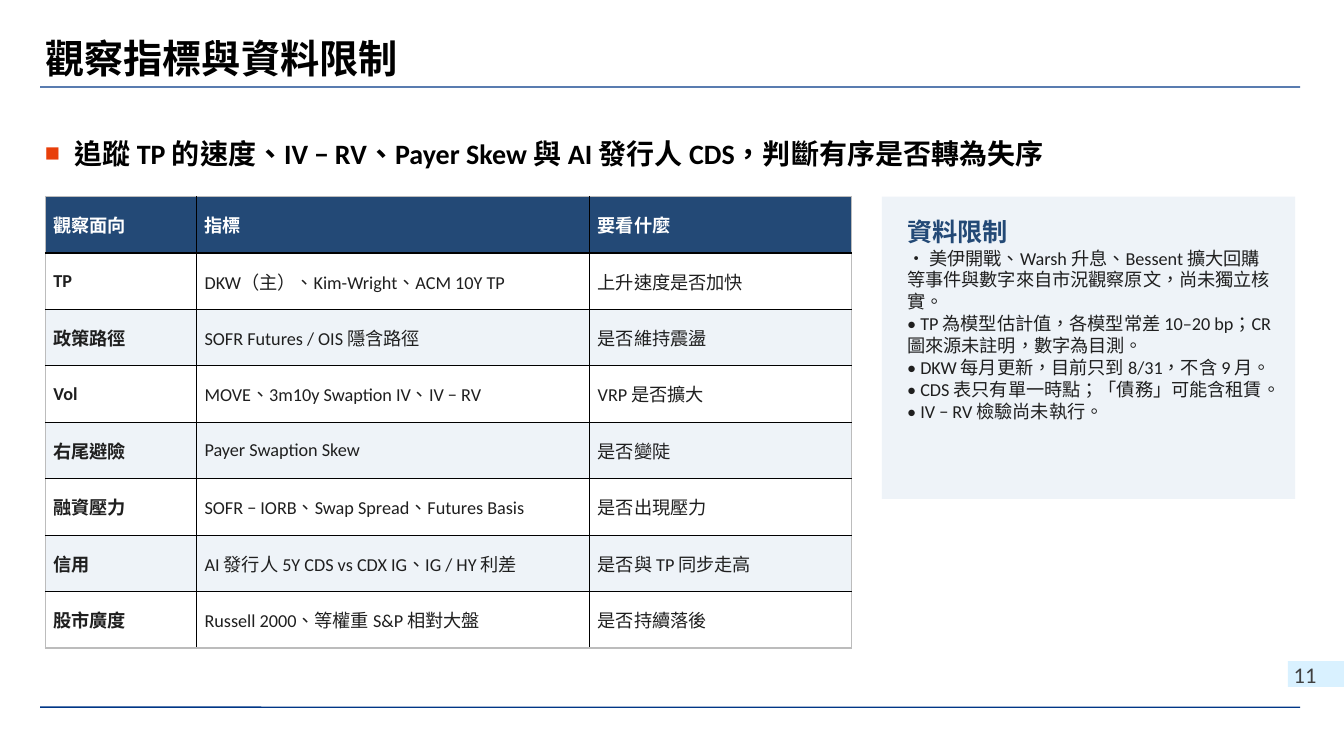
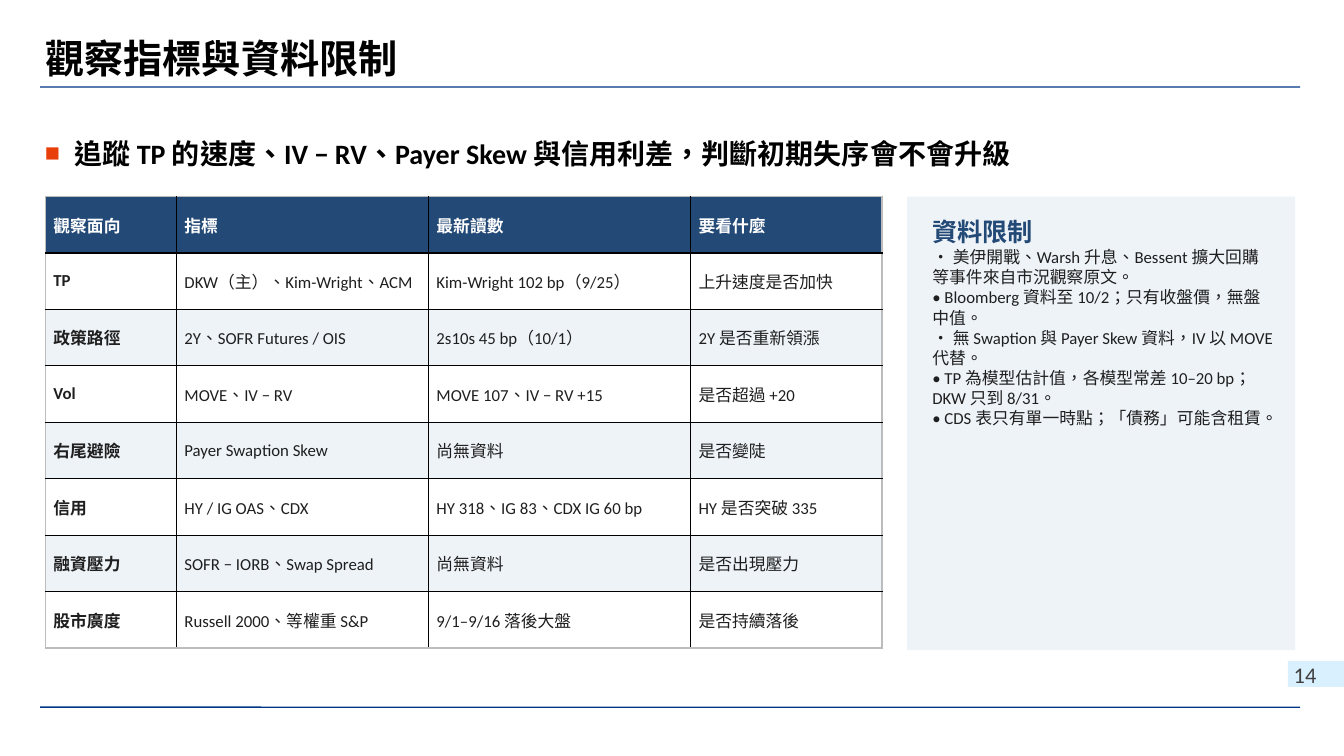
Before and after one commit to wlinoxox/US-Bond-Vol, a slide deck: slide 14 of slides/2026-10-03_us-treasury-vol-regime-change.pptx (slide 11 before the commit). Drawn at 1344x756 pixels with LibreOffice and Linux fonts; fonts in the diff are those of the drawing; background and template pictures are left out. Boxes give left, top, right and bottom in pixels: in the first picture for what was removed or moved away, otherwise in the second. Text is boxed around its words. In the diff, an @@ line names an element or a change of style, - is before the commit and + after.

```diff
--- a/slides/2026-10-03_us-treasury-vol-regime-change.pptx
+++ b/slides/2026-10-03_us-treasury-vol-regime-change.pptx
@@ text at [74, 140, 1010, 169]: text changed @@
-■ 追蹤 TP 的速度、IV − RV、Payer Skew 與 AI 發行人 CDS，判斷有序是否轉為失序
+■ 追蹤 TP 的速度、IV − RV、Payer Skew 與信用利差，判斷初期失序會不會升級
@@ table at [45, 197, 882, 648] @@
-column 1: 觀察面向 | TP | 政策路徑 | Vol | 右尾避險 | 融資壓力 | 信用 | 股市廣度
-column 2: 指標 | DKW（主）、Kim-Wright、ACM 10Y TP | SOFR Futures / OIS 隱含路徑 | MOVE、3m10y Swaption IV、IV − RV | Payer Swaption Skew | SOFR − IORB、Swap Spread、Futures Basis | AI 發行人 5Y CDS vs CDX IG、IG / HY 利差 | Russell 2000、等權重 S&P 相對大盤
-column 3: 要看什麼 | 上升速度是否加快 | 是否維持震盪 | VRP 是否擴大 | 是否變陡 | 是否出現壓力 | 是否與 TP 同步走高 | 是否持續落後
+column 1: 觀察面向 | TP | 政策路徑 | Vol | 右尾避險 | 信用 | 融資壓力 | 股市廣度
+column 2: 指標 | DKW（主）、Kim-Wright、ACM | 2Y、SOFR Futures / OIS | MOVE、IV − RV | Payer Swaption Skew | HY / IG OAS、CDX | SOFR − IORB、Swap Spread | Russell 2000、等權重 S&P
+column 3: 最新讀數 | Kim-Wright 102 bp（9/25） | 2s10s 45 bp（10/1） | MOVE 107、IV − RV +15 | 尚無資料 | HY 318、IG 83、CDX IG 60 bp | 尚無資料 | 9/1–9/16 落後大盤
+column 4: 要看什麼 | 上升速度是否加快 | 2Y 是否重新領漲 | 是否超過 +20 | 是否變陡 | HY 是否突破 335 | 是否出現壓力 | 是否持續落後
@@ table: place and size @@
-table at [45, 197, 852, 648]
+table at [45, 197, 882, 648]
@@ rectangle: place and size @@
-rectangle at [882, 197, 1296, 499]
+rectangle at [907, 197, 1296, 650]
@@ text "資料限制": place and size @@
-text "資料限制" at [907, 219, 1281, 420]
+text "資料限制" at [932, 219, 1277, 426]
@@ text at [932, 249, 1273, 406]: text changed; size 13 to 12 pt @@
-• 美伊開戰、Warsh 升息、Bessent 擴大回購等事件與數字來自市況觀察原文，尚未獨立核實。
-• TP 為模型估計值，各模型常差 10–20 bp；CR 圖來源未註明，數字為目測。
-• DKW 每月更新，目前只到 8/31，不含 9 月。
+• 美伊開戰、Warsh 升息、Bessent 擴大回購等事件來自市況觀察原文。
+• Bloomberg 資料至 10/2；只有收盤價，無盤中值。
+• 無 Swaption 與 Payer Skew 資料，IV 以 MOVE 代替。
+• TP 為模型估計值，各模型常差 10–20 bp；DKW 只到 8/31。
@@ text at [920, 402, 1103, 420]: paragraph removed @@
-• IV − RV 檢驗尚未執行。
@@ text at [944, 410, 1277, 426]: size 13 to 12 pt in "• CDS 表只有單一時點；「債務」可能含租賃。" @@
@@ page number at [1294, 668, 1317, 683]: text changed @@
-11
+14
```
Also in this commit, not shown: 5 other slides changed, 4 slides added, 1 slide removed, 2 other files.
